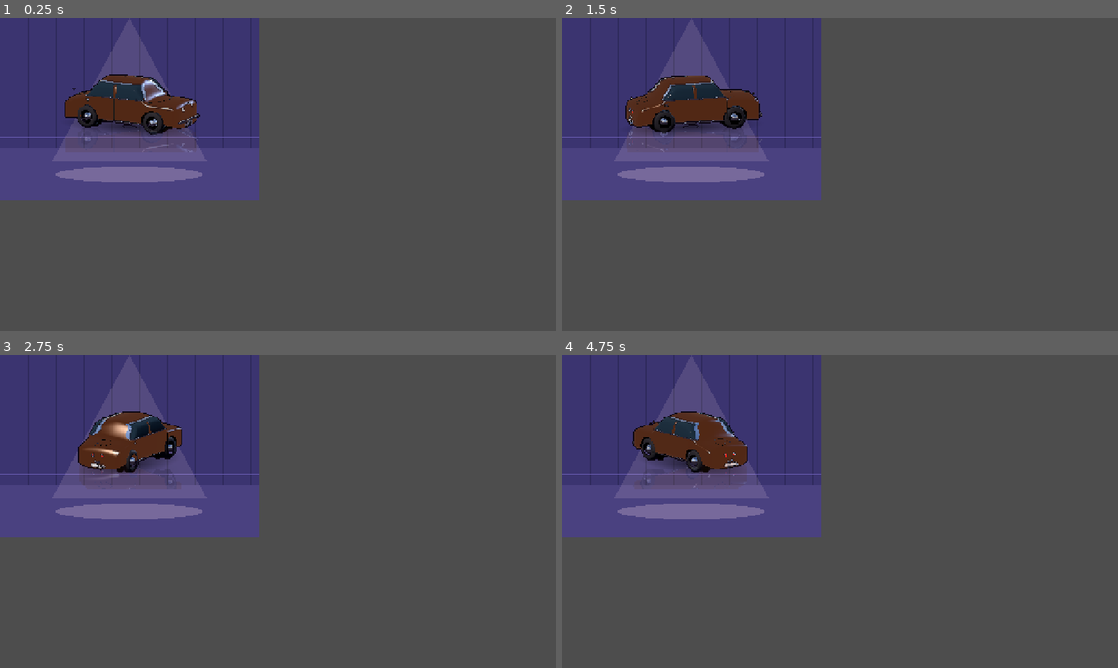
Above: before the commit, frames 1-4 (two rows, left to right).
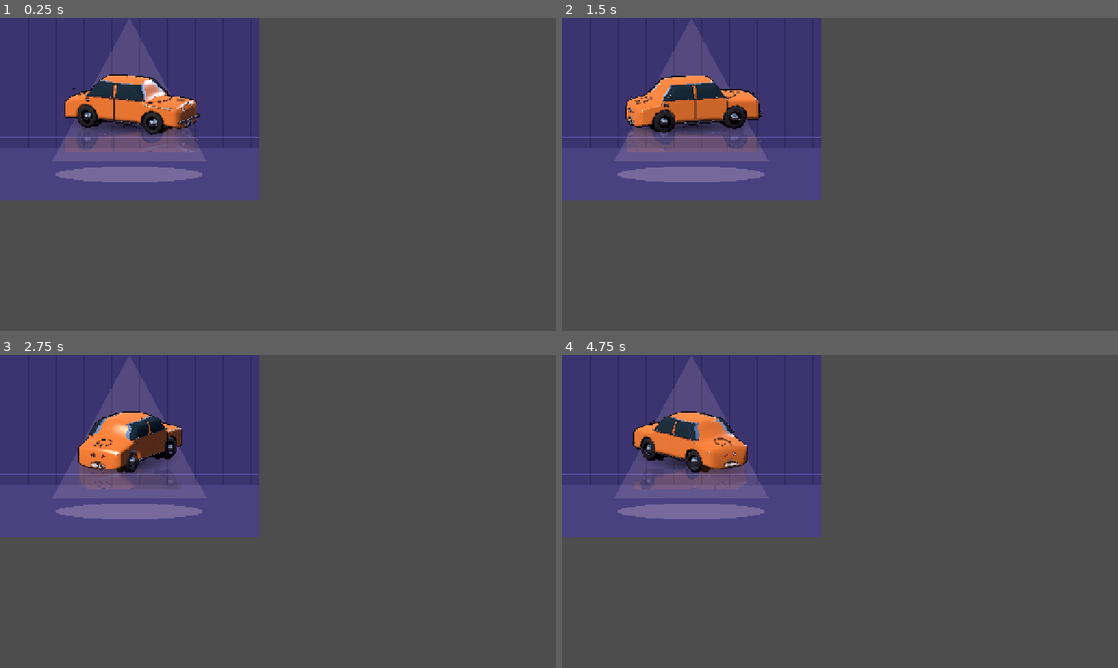
Above: after the commit, the same moments.

Repository: leeslangley/Webbwheresmycar
Game: Godot game, scene res://art/showroom.tscn
Same seed, same stepped clock (60 frames per second), same inputs: the game is played once before the commit and once after it. This scene is started directly instead of the project's main scene.
Inputs (mouse positions are in pixels of both pictures, inside the frame that each line leads up to):
- Up to frame 1 (0.25 s): no input
- Up to frame 2 (1.5 s): tap Enter at 0.5, 0.6 s; move the mouse to (962, 158) at 0.52 s; hold Right 0.53-1.25 s; click (962, 158) at 0.67 s; tap Space at 0.77 s; drag from (728, 190) to (812, 237) at 1.27 s
- Up to frame 3 (2.75 s): move the mouse to (333, 442) at 2.02 s; hold Right from 2.03 s (still down); tap Backspace at 2.1 s
- Up to frame 4 (4.75 s): release Right at 2.75 s; drag from (812, 574) to (673, 464) at 2.77 s; move the mouse to (1006, 558) at 3.52 s; hold Left 3.53-4.25 s; tap Keypad Enter at 3.6 s; tap Space at 3.77 s; drag from (673, 464) to (756, 433) at 4.27 s

The runs differ from the first frame. In frame 1, 1.8% of the frame differs, in the area x 11-36%, y 18-43%; in frame 2, 1.9%; in frame 3, 1.6%; in frame 4, 2.0%, in the area x 13-34%, y 18-43%.

Commit message:
GDA21: Car lighting and paint shader: orange must read orange
Co-Authored-By: Claude Haiku 5.5 <noreply@anthropic.com>

Diff:
--- a/godot/art/car_paint.gdshader
+++ b/godot/art/car_paint.gdshader
@@ -9,6 +9,7 @@
 uniform float wear : hint_range(0.0, 3.0) = 0.0;
 uniform float ground_y = 0.0;
 uniform float body_height = 3.8;
+uniform float diffuse_gain : hint_range(0.0, 1.0) = 0.2;
 
 varying vec3 v_obj;
 
@@ -33,6 +34,9 @@
 }
 
 void light() {
+	// A custom light() replaces the built-in Lambert term, so the diffuse lobe is added here (ALBEDO applies later).
+	// Lambert diffuse, scaled down: the light energy arrives pre-scaled by pi in Godot, so unscaled Lambert over-exposes the paint.
+	DIFFUSE_LIGHT += LIGHT_COLOR * ATTENUATION * max(dot(NORMAL, LIGHT), 0.0) * diffuse_gain;
 	// Tight highlight standing in for the coat's specular lobe.
 	vec3 h = normalize(VIEW + LIGHT);
 	float s = pow(max(dot(NORMAL, h), 0.0), 96.0);
--- /dev/null
+++ b/godot/tests/shots/car_colour_shot.gd
@@ -0,0 +1,20 @@
+extends Control
+
+# Screenshot scene for the car paint colour (GDA21): a mid-grey backdrop and ONE CarView (t1_chimp, side view,
+# wear 0) painted the default orange, centred at 640x360 and sized 800x400. Size 1280x720.
+
+
+func _ready() -> void:
+	size = Vector2(1280, 720)
+	var bg := ColorRect.new()
+	bg.color = Color("#808080")
+	bg.set_anchors_preset(Control.PRESET_FULL_RECT)
+	add_child(bg)
+	var cv := CarView.new()
+	cv.size = Vector2(800, 400)
+	cv.position = Vector2(240, 160)
+	add_child(cv)
+	cv.set_car("t1_chimp")
+	cv.set_view("side")
+	cv.set_wear(0.0)
+	cv.set_paint(Color("c96f32"))
--- /dev/null
+++ b/godot/tests/shots/car_colour_shot.tscn
@@ -0,0 +1,12 @@
+[gd_scene load_steps=2 format=3]
+
+[ext_resource type="Script" path="res://tests/shots/car_colour_shot.gd" id="1"]
+
+[node name="CarColourShot" type="Control"]
+layout_mode = 3
+anchors_preset = 15
+anchor_right = 1.0
+anchor_bottom = 1.0
+grow_horizontal = 2
+grow_vertical = 2
+script = ExtResource("1")
--- /dev/null
+++ b/godot/tests/test_car_colour.gd
@@ -0,0 +1,31 @@
+extends "res://tests/harness.gd"
+
+# Car paint colour (GDA21): the default orange must come out as orange. The numeric floors here are the
+# minimum light and ambient levels the look is tuned from; the look itself is checked on the screenshot.
+
+
+func test_paint_reads_as_itself() -> void:
+	var m := CarMats.make("paint", Color("c96f32"), 0.0) as ShaderMaterial
+	ok(m != null, "paint is a ShaderMaterial")
+	if m != null:
+		eq(m.get_shader_parameter("base_color"), Color("c96f32"), "paint base_color is the default orange")
+	var cv := (load("res://art/carview.tscn") as PackedScene).instantiate() as CarView
+	cv.build()
+	var key := cv.get_node_or_null("Box/VP/Rig/Key") as DirectionalLight3D
+	ok(key != null, "Key light exists")
+	if key != null:
+		ok(key.light_energy >= 1.2, "Key light energy is at least 1.2")
+	var env := cv.get_node_or_null("Box/VP/Env") as WorldEnvironment
+	ok(env != null and env.environment != null, "Env world environment exists")
+	if env != null and env.environment != null:
+		ok(env.environment.ambient_light_energy >= 0.35, "ambient energy is at least 0.35")
+	cv.free()
+
+
+func test_paint_light_adds_diffuse() -> void:
+	# A custom light() replaces the built-in Lambert term, so without this line the key light adds no diffuse
+	# and the paint renders as its dark ambient-only brown.
+	var txt: String = FileAccess.get_file_as_string("res://art/car_paint.gdshader")
+	var body := txt.substr(txt.find("void light()"))
+	ok(body.contains("DIFFUSE_LIGHT +="), "light() adds a diffuse term")
+	ok(body.contains("max(dot(NORMAL, LIGHT), 0.0)"), "diffuse term is Lambert N dot L")
